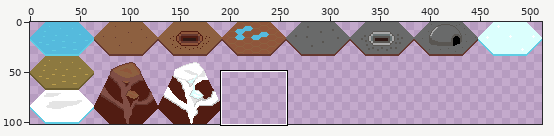
A sprite sheet gets an edit: assets/pictures/Tilemap.png. Above, an overview of the earlier version with the close-up marked.
Close-up. Before the edit:
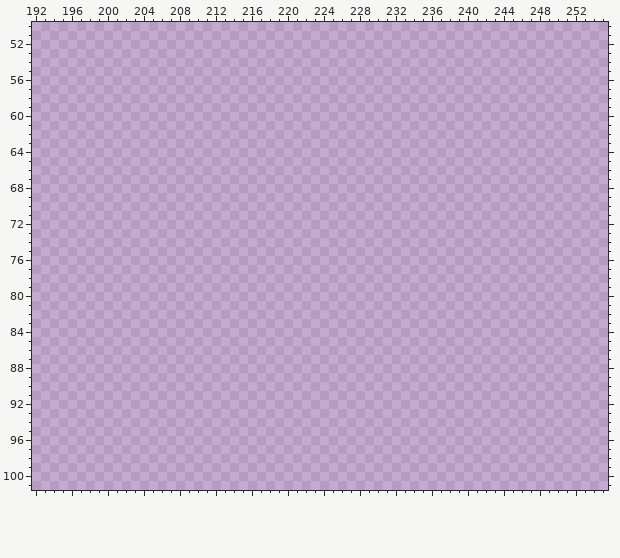
The file is 512x102 pixels. Shown: x 192..255, y 50..101.
The result:
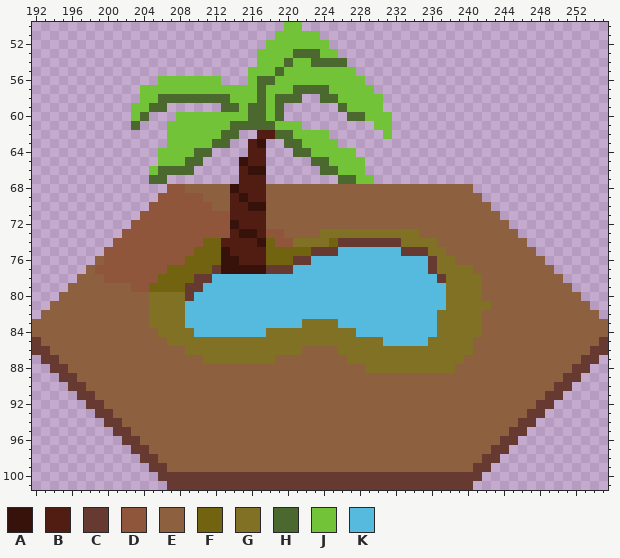
Palette (. is transparent): A #36120b  B #511c12  C #663931  D #8f563b  E #8d6040  F #726310  G #807124  H #4b692f  J #72c337  K #55badd
From old to new:
@@ x 192..255 @@
- 50 ................................................................
- 51 ................................................................
- 52 ................................................................
- 53 ................................................................
- 54 ................................................................
- 55 ................................................................
- 56 ................................................................
- 57 ................................................................
- 58 ................................................................
- 59 ................................................................
- 60 ................................................................
- 61 ................................................................
- 62 ................................................................
- 63 ................................................................
- 64 ................................................................
- 65 ................................................................
- 66 ................................................................
- 67 ................................................................
- 68 ................................................................
- 69 ................................................................
- 70 ................................................................
- 71 ................................................................
- 72 ................................................................
- 73 ................................................................
- 74 ................................................................
- 75 ................................................................
- 76 ................................................................
- 77 ................................................................
- 78 ................................................................
- 79 ................................................................
- 80 ................................................................
- 81 ................................................................
- 82 ................................................................
- 83 ................................................................
- 84 ................................................................
- 85 ................................................................
- 86 ................................................................
- 87 ................................................................
- 88 ................................................................
- 89 ................................................................
- 90 ................................................................
- 91 ................................................................
- 92 ................................................................
- 93 ................................................................
- 94 ................................................................
- 95 ................................................................
- 96 ................................................................
- 97 ................................................................
- 98 ................................................................
- 99 ................................................................
-100 ................................................................
-101 ................................................................
+ 50 ............................JJ..................................
+ 51 ...........................JJJJJ................................
+ 52 ..........................JJJJJJJ...............................
+ 53 .........................JJJJHHHJJ..............................
+ 54 .........................JJJHJJHHHH.............................
+ 55 ........................JJJHJJJJJJJJ............................
+ 56 ..............JJJJJJJ...JHHJJJJJJJJJJ...........................
+ 57 ............JJJJJJJJJJJJJHJJJHHHHJJJJJ..........................
+ 58 ............JJHHHHHHHHJJJHJHHH..HHJJJJJ.........................
+ 59 ...........JJHH......HHJHHJH......HJJJJ.........................
+ 60 ...........JH...JJJJJJJJHHJH.......HHJJJ........................
+ 61 ...........H...JJJJJJJHHHHHJJJ........JJ........................
+ 62 ...............JJJJJJHH..BBHHJJJJ......J........................
+ 63 ...............JJJJJHH..BA..HHJJJJ..............................
+ 64 ..............JJJJHH....BB...HHJJJJJ............................
+ 65 ..............JJJHH....ABB.....HHJJJJ...........................
+ 66 .............JHHHH.....BAA......HHJJJ...........................
+ 67 .............HH........BBB........HHJJ..........................
+ 68 ...............DDEEEEEABBBEEEEEEEEEEEEEEEEEEEEEEE...............
+ 69 ..............DDDDDEEEBABBEEEEEEEEEEEEEEEEEEEEEEEE..............
+ 70 .............DDDDDDDEEBBAAEEEEEEEEEEEEEEEEEEEEEEEEE.............
+ 71 ............DDDDDDDDDDBBBBEEEEEEEEEEEEEEEEEEEEEEEEEE............
+ 72 ...........DDDDDDDDDDDABBBEEEEEEEEEEEEEEEEEEEEEEEEEEE...........
+ 73 ..........DDDDDDDDDDDDBAABDDEEEEGGGGGGGGGGGEEEEEEEEEEE..........
+ 74 .........DDDDDDDDDDFFBBBBAFDDGGGGFCCCCCCCGGGGEEEEEEEEEE.........
+ 75 ........DDDDDDDDDDFFFABBBBFFFFFCCCKKKKKKKCCCGGEEEEEEEEEE........
+ 76 .......EDDDDDDDDDFFFFAABBBFFFCCKKKKKKKKKKKKKCGGEEEEEEEEEE.......
+ 77 ......EDDDDDDDDFFFFFCAAAAACCCKKKKKKKKKKKKKKKCGGGGEEEEEEEEE......
+ 78 .....EEEDDDDDDFFFFCCKKKKKKKKKKKKKKKKKKKKKKKKKCGGGGEEEEEEEEE.....
+ 79 ....EEEEEEEDDFFFFCCKKKKKKKKKKKKKKKKKKKKKKKKKKKGGGGEEEEEEEEEE....
+ 80 ...EEEEEEEEEEGGGGCKKKKKKKKKKKKKKKKKKKKKKKKKKKKGGGGEEEEEEEEEEE...
+ 81 ..EEEEEEEEEEEGGGGKKKKKKKKKKKKKKKKKKKKKKKKKKKKKGGGGGEEEEEEEEEEE..
+ 82 .EEEEEEEEEEEEGGGGKKKKKKKKKKKKKKKKKKKKKKKKKKKKGGGGGEEEEEEEEEEEEE.
+ 83 EEEEEEEEEEEEEGGGGKKKKKKKKKKKKKGGGGKKKKKKKKKKKGGGGGEEEEEEEEEEEEEE
+ 84 EEEEEEEEEEEEEEGGGGKKKKKKKKGGGGGGGGGGKKKKKKKKKGGGGGEEEEEEEEEEEEEE
+ 85 CEEEEEEEEEEEEEEGGGGGGGGGGGGGGGGGGGGGGGGKKKKKGGGGGEEEEEEEEEEEEEEC
+ 86 CCEEEEEEEEEEEEEEEGGGGGGGGGGGGGEEEEGGGGGGGGGGGGGGGEEEEEEEEEEEEECC
+ 87 .CCEEEEEEEEEEEEEEEEGGGGGGGGEEEEEEEEGGGGGGGGGGGGGEEEEEEEEEEEEECC.
+ 88 ..CCEEEEEEEEEEEEEEEEEEEEEEEEEEEEEEEEEGGGGGGGGGGEEEEEEEEEEEEECC..
+ 89 ...CCEEEEEEEEEEEEEEEEEEEEEEEEEEEEEEEEEEEEEEEEEEEEEEEEEEEEEECC...
+ 90 ....CCEEEEEEEEEEEEEEEEEEEEEEEEEEEEEEEEEEEEEEEEEEEEEEEEEEEECC....
+ 91 .....CCEEEEEEEEEEEEEEEEEEEEEEEEEEEEEEEEEEEEEEEEEEEEEEEEEECC.....
+ 92 ......CCEEEEEEEEEEEEEEEEEEEEEEEEEEEEEEEEEEEEEEEEEEEEEEEECC......
+ 93 .......CCEEEEEEEEEEEEEEEEEEEEEEEEEEEEEEEEEEEEEEEEEEEEEECC.......
+ 94 ........CCEEEEEEEEEEEEEEEEEEEEEEEEEEEEEEEEEEEEEEEEEEEECC........
+ 95 .........CCEEEEEEEEEEEEEEEEEEEEEEEEEEEEEEEEEEEEEEEEEECC.........
+ 96 ..........CCEEEEEEEEEEEEEEEEEEEEEEEEEEEEEEEEEEEEEEEECC..........
+ 97 ...........CCEEEEEEEEEEEEEEEEEEEEEEEEEEEEEEEEEEEEEECC...........
+ 98 ............CCEEEEEEEEEEEEEEEEEEEEEEEEEEEEEEEEEEEECC............
+ 99 .............CCEEEEEEEEEEEEEEEEEEEEEEEEEEEEEEEEEECC.............
+100 ..............CCCCCCCCCCCCCCCCCCCCCCCCCCCCCCCCCCCC..............
+101 ...............CCCCCCCCCCCCCCCCCCCCCCCCCCCCCCCCCC...............
Pixel boxes of the changes (left, top, right, bottom) in both close-ups:
added: (32, 22, 608, 490)
